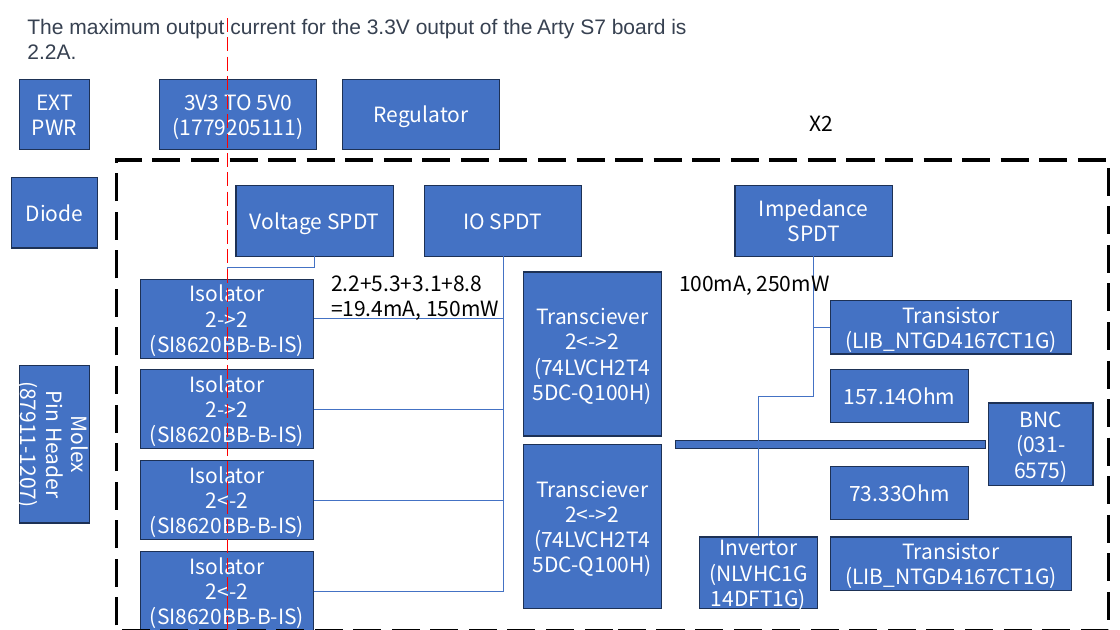
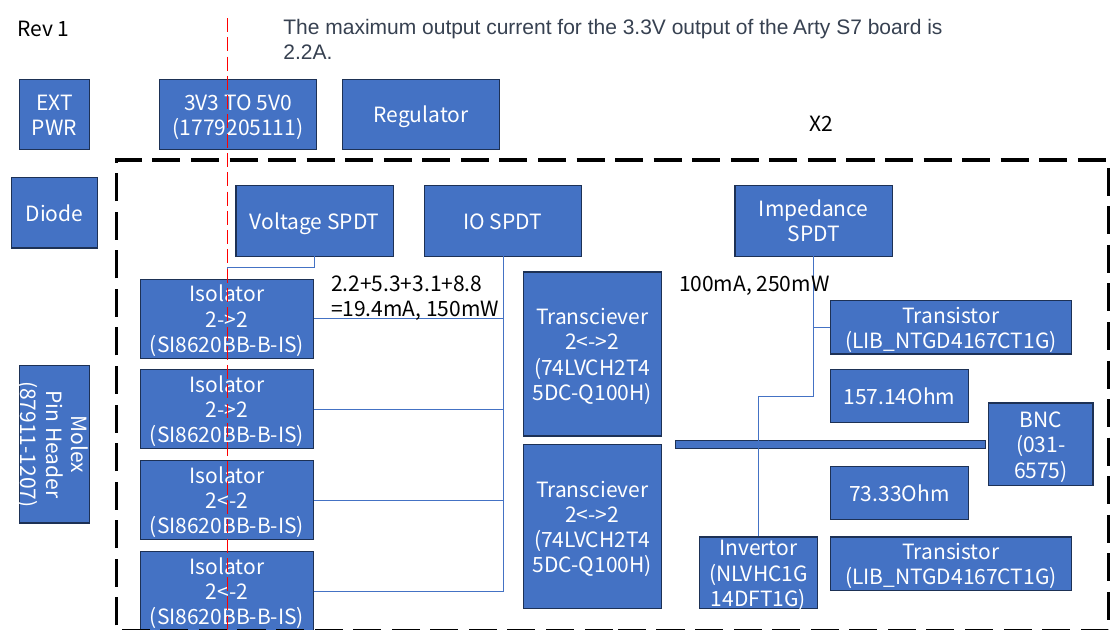
Before and after one commit to alexist2623/PMOD2BNC, a slide deck: slide 13 of Meeting/PMOD2BNC.pptx. Drawn at 1120x630 pixels with LibreOffice and Linux fonts; fonts in the diff are those of the drawing. Boxes give left, top, right and bottom in pixels: in the first picture for what was removed or moved away, otherwise in the second. Text is boxed around its words. In the diff, an @@ line names an element or a change of style, - is before the commit and + after.

```diff
--- a/Meeting/PMOD2BNC.pptx
+++ b/Meeting/PMOD2BNC.pptx
@@ text added at box(17, 20, 70, 37), 18 pt, text #000000 @@
+Rev 1
@@ text "The maximum output current for ...": place and size @@
-text "The maximum output current for ..." at box(27, 18, 686, 59)
+text "The maximum output current for ..." at box(283, 18, 942, 59)
```
Also in this commit, not shown: 5 other slides changed, 3 other files.
